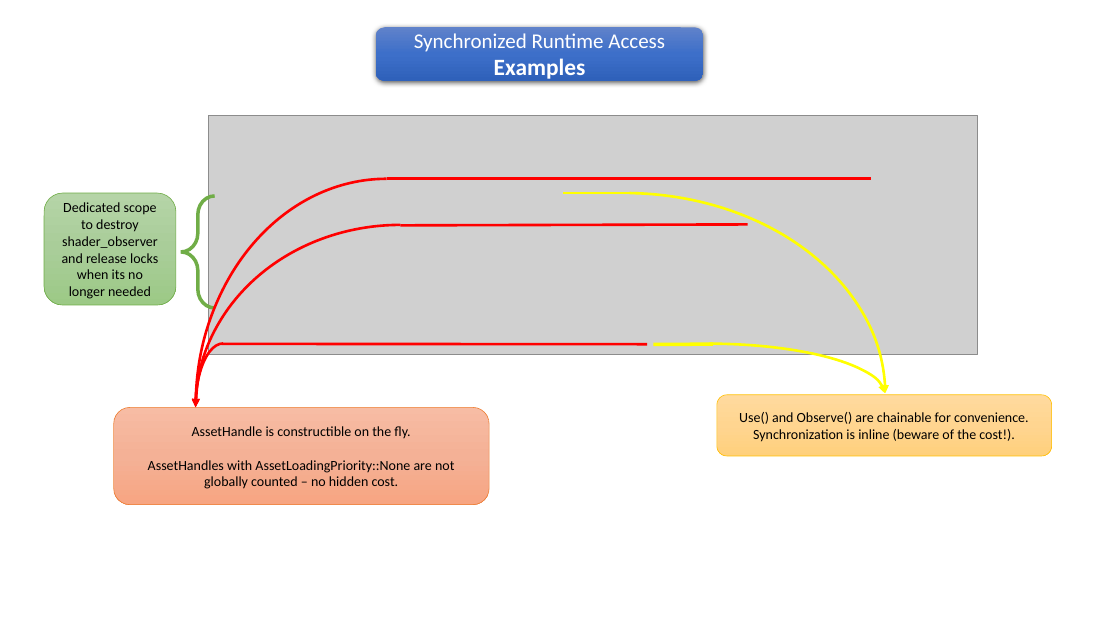
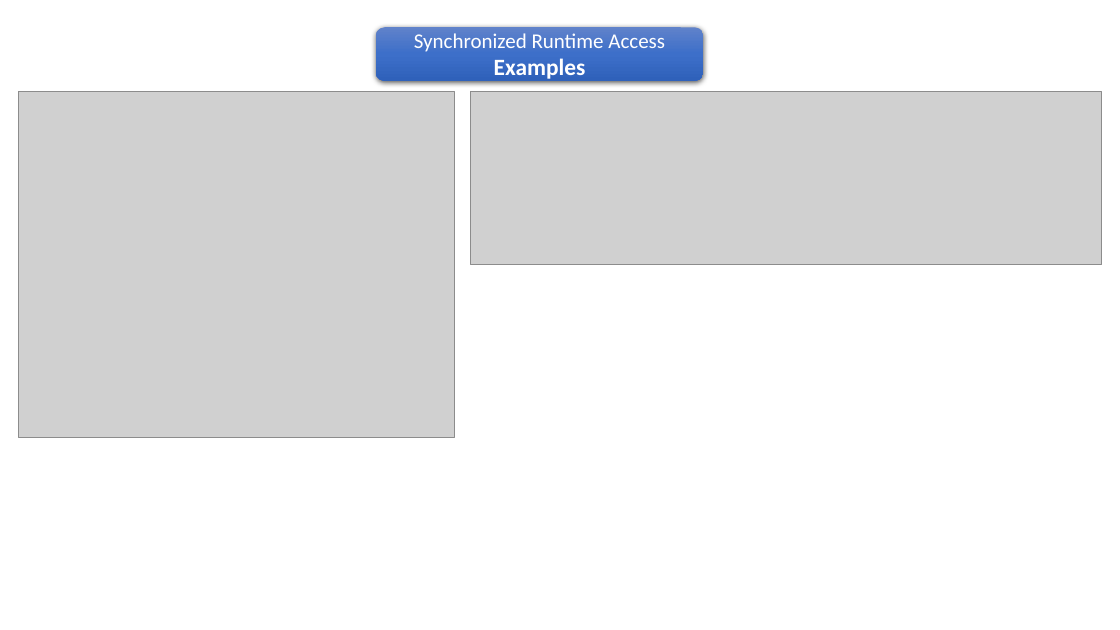
Before and after one commit to pawel-kaleta/FoolsEngine, a slide deck: slide 8 of Documentation/Asset Pipeline.pptx (slide 7 before the commit). Drawn at 1120x630 pixels with LibreOffice and Linux fonts; fonts in the diff are those of the drawing; grey boxes stand for pictures. Boxes give left, top, right and bottom in pixels: in the first picture for what was removed or moved away, otherwise in the second. Text is boxed around its words. In the diff, an @@ line names an element or a change of style, - is before the commit and + after.

Commit message:
Separation of AssetAccessors (Observer and User) into a dedicated file; some cleanup of engine code using assets

```diff
--- a/Documentation/Asset Pipeline.pptx
+++ b/Documentation/Asset Pipeline.pptx
@@ picture added at <box>18,92,455,438</box> @@
@@ picture removed at <box>208,115,978,355</box> @@
@@ picture added at <box>471,92,1102,265</box> @@
@@ arc (boxed as its full ellipse) removed at <box>196,179,578,630</box> @@
@@ line removed from (387, 179) to (872, 179) @@
@@ rounded rectangle removed at <box>44,193,176,305</box> @@
-Dedicated scope to destroy shader_observer and release locks when its no longer needed
@@ left brace removed at <box>181,196,214,308</box> @@
@@ arc (boxed as its full ellipse) removed at <box>364,192,886,598</box> @@
@@ line removed from (564, 193) to (631, 193) @@
@@ arc (boxed as its full ellipse) removed at <box>196,225,605,589</box> @@
@@ line removed from (401, 225) to (748, 224) @@
@@ arc (boxed as its full ellipse) removed at <box>196,344,251,471</box> @@
@@ line removed from (222, 344) to (647, 344) @@
@@ arc (boxed as its full ellipse) removed at <box>531,344,885,447</box> @@
@@ line removed from (654, 344) to (713, 344) @@
@@ rounded rectangle removed at <box>113,408,489,505</box> @@
-AssetHandle is constructible on the fly.
-AssetHandles with AssetLoadingPriority::None are not globally counted – no hidden cost.
@@ rounded rectangle removed at <box>717,395,1052,456</box> @@
-Use() and Observe() are chainable for convenience.
-Synchronization is inline (beware of the cost!).
```
Also in this commit, not shown: 3 other slides changed, 1 slide added, 18 other files.
